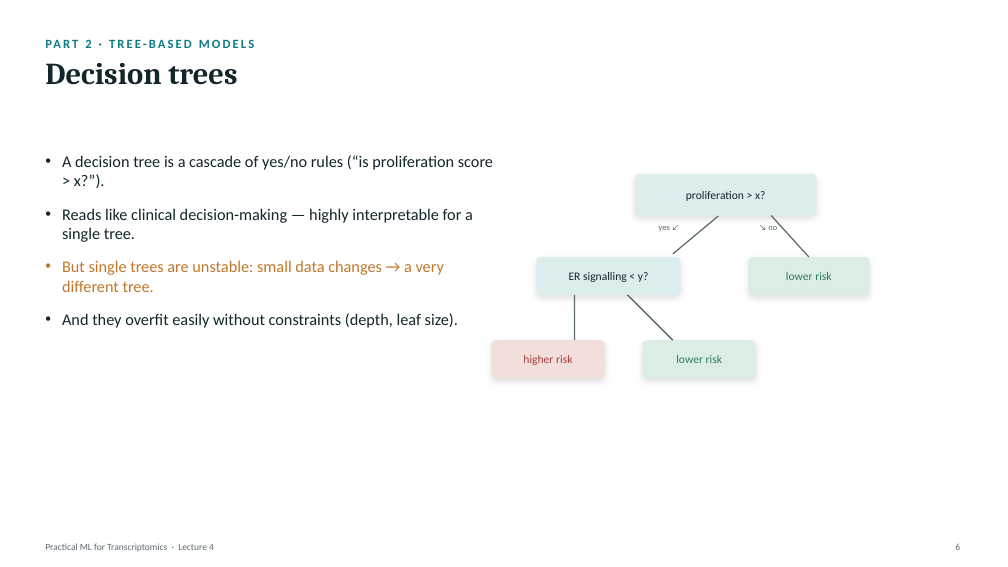
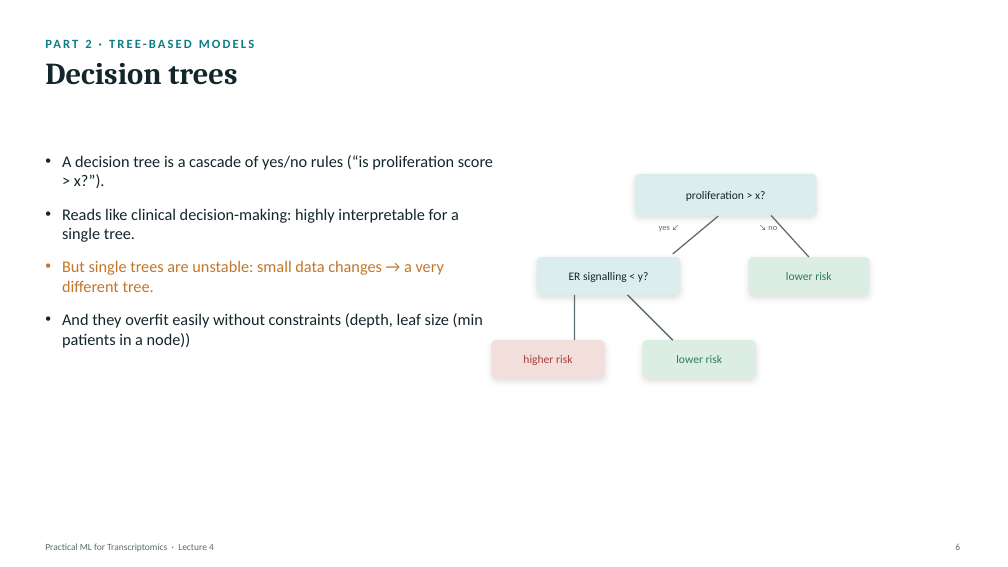
Before and after one commit to zhanyinx/ml26, a slide deck: slide 6 of lessons/lesson04_model_validation/theory/slides/Lecture4 - Model Improvement, Validation, and Interpretation.pptx. Drawn at 1008x567 pixels with LibreOffice and Linux fonts; fonts in the diff are those of the drawing. Boxes give left, top, right and bottom in pixels: in the first picture for what was removed or moved away, otherwise in the second. Text is boxed around its words. In the diff, an @@ line names an element or a change of style, - is before the commit and + after.

```diff
--- a/lessons/lesson04_model_validation/theory/slides/Lecture4 - Model Improvement, Validation, and Interpretation.pptx
+++ b/lessons/lesson04_model_validation/theory/slides/Lecture4 - Model Improvement, Validation, and Interpretation.pptx
@@ text at <box>62,208,459,242</box>: text changed @@
-• Reads like clinical decision-making — highly interpretable for a single tree.
+• Reads like clinical decision-making: highly interpretable for a single tree.
@@ text at <box>62,313,483,348</box>: text changed @@
-• And they overfit easily without constraints (depth, leaf size).
+• And they overfit easily without constraints (depth, leaf size (min patients in a node))
```
Also in this commit, not shown: 18 other slides changed, 4 slides added, 4 slides removed.
